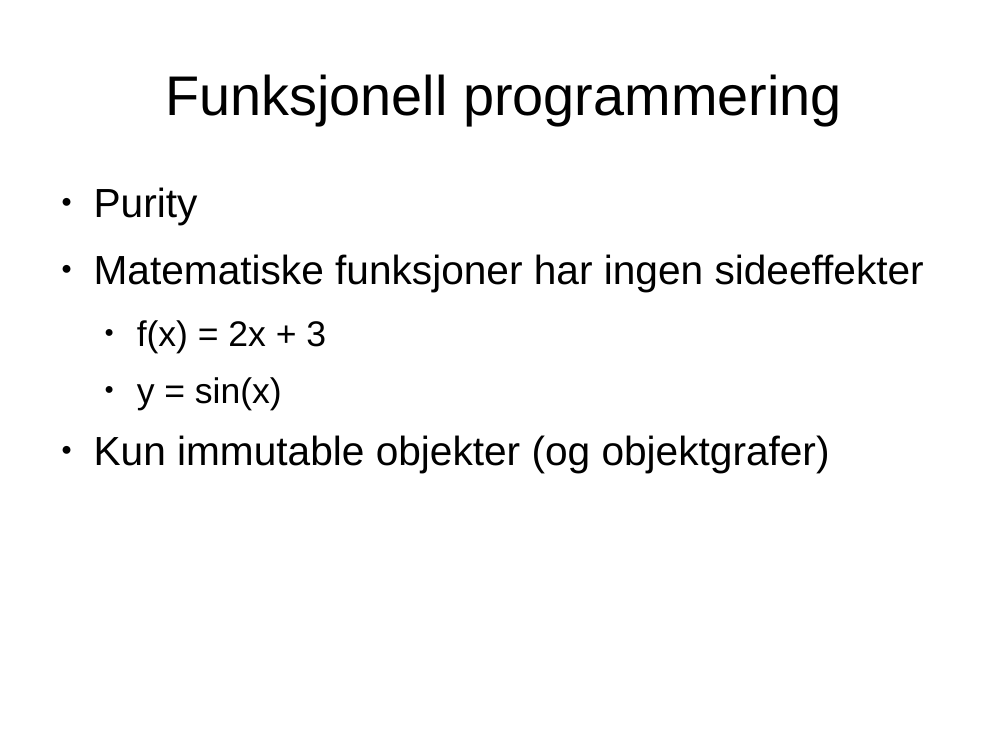
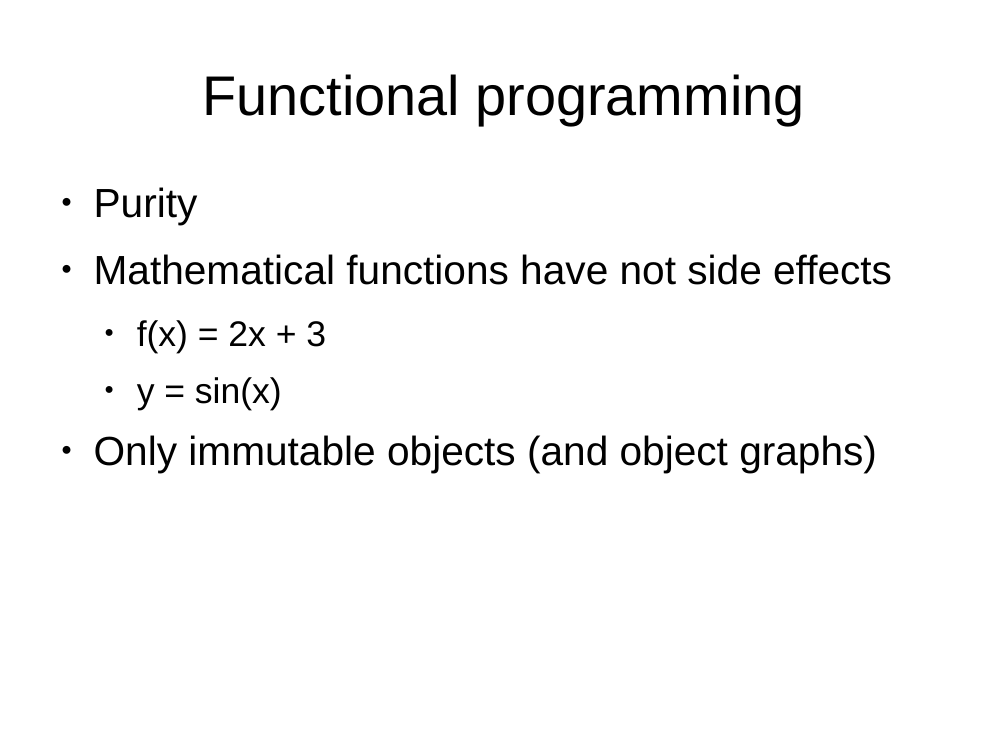
Before and after one commit to javaBin/scala-training-slides, a slide deck: slide 3 of 1.7 - funksjonell_programmering.odp. Drawn at 1008x756 pixels with LibreOffice and Linux fonts; fonts in the diff are those of the drawing; background and template pictures are left out. Boxes give left, top, right and bottom in pixels: in the first picture for what was removed or moved away, otherwise in the second. Text is boxed around its words. In the diff, an @@ line names an element or a change of style, - is before the commit and + after.

```diff
--- a/1.7 - funksjonell_programmering.odp
+++ b/1.7 - funksjonell_programmering.odp
@@ title at bbox=[202, 74, 804, 125]: text changed @@
-Funksjonell programmering
+Functional programming
@@ text at bbox=[94, 254, 892, 285]: text changed @@
-● Matematiske funksjoner har ingen sideeffekter
+● Mathematical functions have not side effects
@@ text at bbox=[94, 435, 877, 473]: text changed @@
-● Kun immutable objekter (og objektgrafer)
+● Only immutable objects (and object graphs)
```
Also in this commit, not shown: 2 other slides changed, 4 slides added, 4 slides removed.
